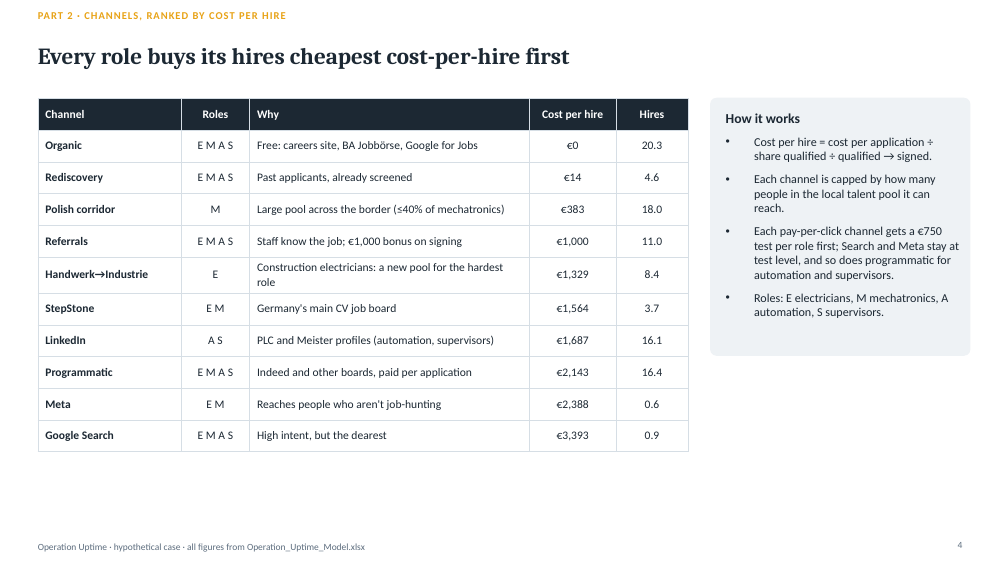
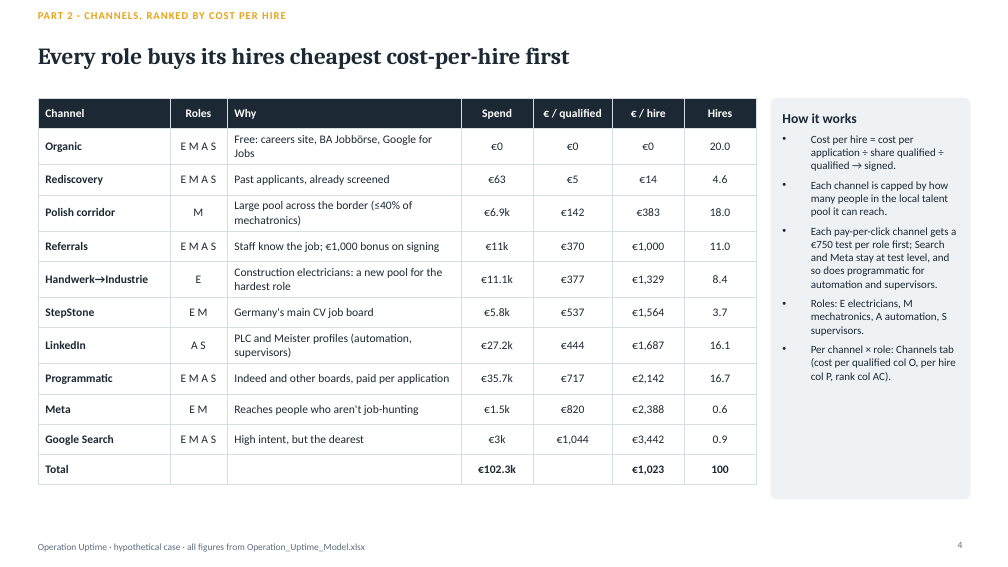
Before and after one commit to Anurag160596/haystack, a slide deck: slide 4 of operation_uptime/Operation_Uptime_Deck.pptx. Drawn at 1008x567 pixels with LibreOffice and Linux fonts; fonts in the diff are those of the drawing. Boxes give left, top, right and bottom in pixels: in the first picture for what was removed or moved away, otherwise in the second. Text is boxed around its words. In the diff, an @@ line names an element or a change of style, - is before the commit and + after.

```diff
--- a/operation_uptime/Operation_Uptime_Deck.pptx
+++ b/operation_uptime/Operation_Uptime_Deck.pptx
@@ table at bbox=[38, 98, 756, 479] @@
-Channel | Roles | Why | Cost per hire | Hires
-Organic | E M A S | Free: careers site, BA Jobbörse, Google for Jobs | €0 | 20.3
-Rediscovery | E M A S | Past applicants, already screened | €14 | 4.6
-Polish corridor | M | Large pool across the border (≤40% of mechatronics) | €383 | 18.0
-Referrals | E M A S | Staff know the job; €1,000 bonus on signing | €1,000 | 11.0
-Handwerk→Industrie | E | Construction electricians: a new pool for the hardest role | €1,329 | 8.4
-StepStone | E M | Germany's main CV job board | €1,564 | 3.7
-LinkedIn | A S | PLC and Meister profiles (automation, supervisors) | €1,687 | 16.1
-Programmatic | E M A S | Indeed and other boards, paid per application | €2,143 | 16.4
-Meta | E M | Reaches people who aren't job-hunting | €2,388 | 0.6
-Google Search | E M A S | High intent, but the dearest | €3,393 | 0.9
+Channel | Roles | Why | Spend | € / qualified | € / hire | Hires
+Organic | E M A S | Free: careers site, BA Jobbörse, Google for Jobs | €0 | €0 | €0 | 20.0
+Rediscovery | E M A S | Past applicants, already screened | €63 | €5 | €14 | 4.6
+Polish corridor | M | Large pool across the border (≤40% of mechatronics) | €6.9k | €142 | €383 | 18.0
+Referrals | E M A S | Staff know the job; €1,000 bonus on signing | €11k | €370 | €1,000 | 11.0
+Handwerk→Industrie | E | Construction electricians: a new pool for the hardest role | €11.1k | €377 | €1,329 | 8.4
+StepStone | E M | Germany's main CV job board | €5.8k | €537 | €1,564 | 3.7
+LinkedIn | A S | PLC and Meister profiles (automation, supervisors) | €27.2k | €444 | €1,687 | 16.1
+Programmatic | E M A S | Indeed and other boards, paid per application | €35.7k | €717 | €2,142 | 16.7
+Meta | E M | Reaches people who aren't job-hunting | €1.5k | €820 | €2,388 | 0.6
+Google Search | E M A S | High intent, but the dearest | €3k | €1,044 | €3,442 | 0.9
+Total |  |  | €102.3k |  | €1,023 | 100
@@ table: place and size @@
-table at bbox=[38, 98, 688, 445]
+table at bbox=[38, 98, 756, 479]
@@ rounded rectangle: place and size @@
-rounded rectangle at bbox=[711, 98, 970, 355]
+rounded rectangle at bbox=[771, 98, 970, 499]
@@ rounded rectangle at bbox=[771, 98, 970, 499]: proportions changed @@
@@ text at bbox=[782, 113, 956, 336]: size 11.5 to 10.5 pt in "Cost per hire = cost per application ...", "Each channel is capped by how many ...", "Each pay-per-click channel gets a €750 test ...", "Roles: E electricians, M mechatronics, A automation, ..."; less space between paragraphs @@
@@ text "How it works": place and size @@
-text "How it works" at bbox=[726, 113, 959, 318]
+text "How it works" at bbox=[782, 113, 956, 381]
@@ text at bbox=[811, 345, 955, 381]: paragraph added @@
+• Per channel × role: Channels tab (cost per qualified col O, per hire col P, rank col AC).
```
Also in this commit, not shown: 6 other slides changed, 3 other files.
